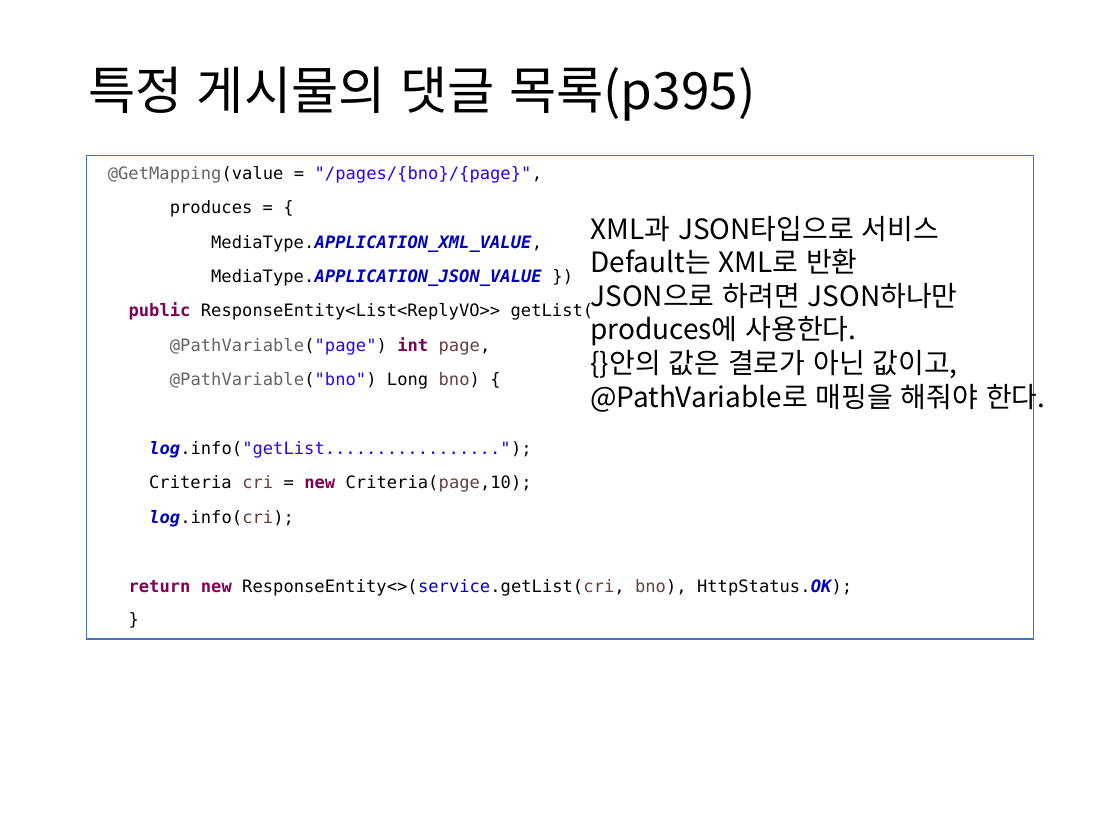
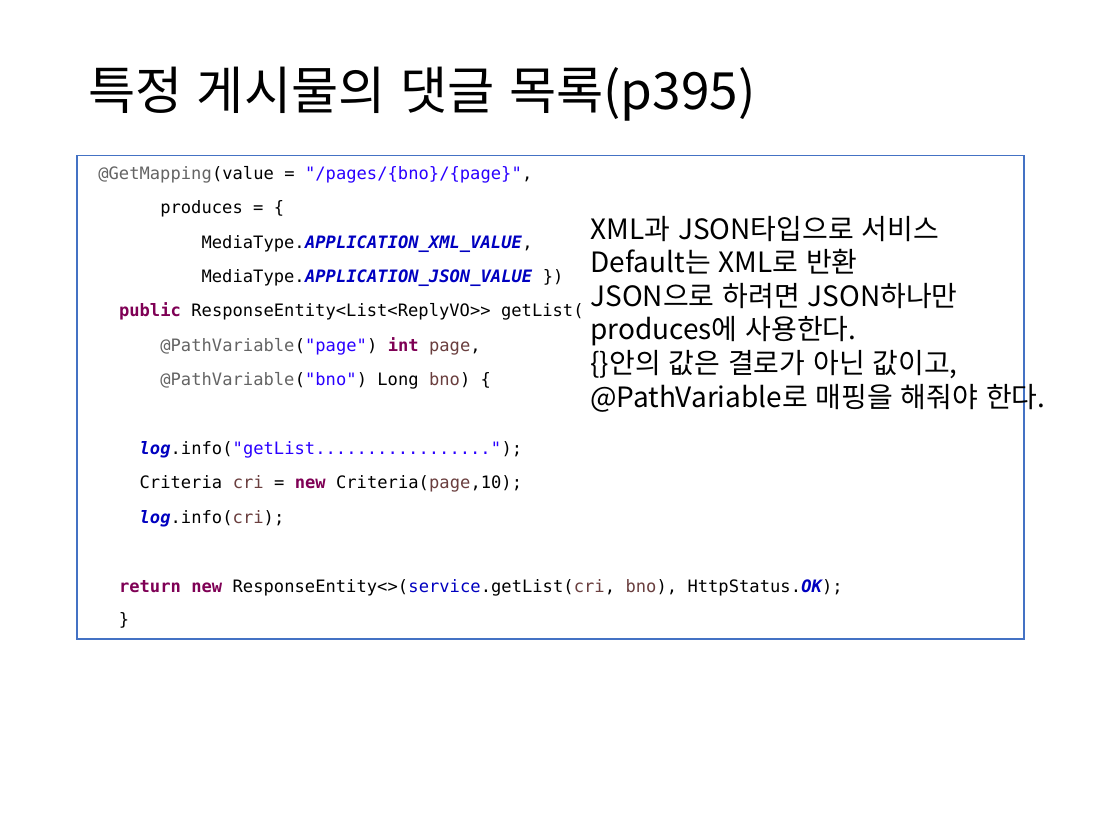
Before and after one commit to itrecipe/Web_Study_ez, a slide deck: slide 39 of spring - 학습자료/코드로 배우는 스프링 웹 프로젝트 (개정판) 학습자료/PART4.pptx. Drawn at 1120x840 pixels with LibreOffice and Linux fonts; fonts in the diff are those of the drawing. Boxes give left, top, right and bottom in pixels: in the first picture for what was removed or moved away, otherwise in the second. Text is boxed around its words. In the diff, an @@ line names an element or a change of style, - is before the commit and + after.

Commit message:
spring_학습자료
23.6.8

```diff
--- a/spring - 학습자료/코드로 배우는 스프링 웹 프로젝트 (개정판) 학습자료/PART4.pptx
+++ b/spring - 학습자료/코드로 배우는 스프링 웹 프로젝트 (개정판) 학습자료/PART4.pptx
@@ rectangle "@GetMapping(value = "/pages/{bno}/{page}",": place and size @@
-rectangle "@GetMapping(value = "/pages/{bno}/{page}"," at (86, 156, 1033, 640)
+rectangle "@GetMapping(value = "/pages/{bno}/{page}"," at (77, 156, 1024, 640)
```
